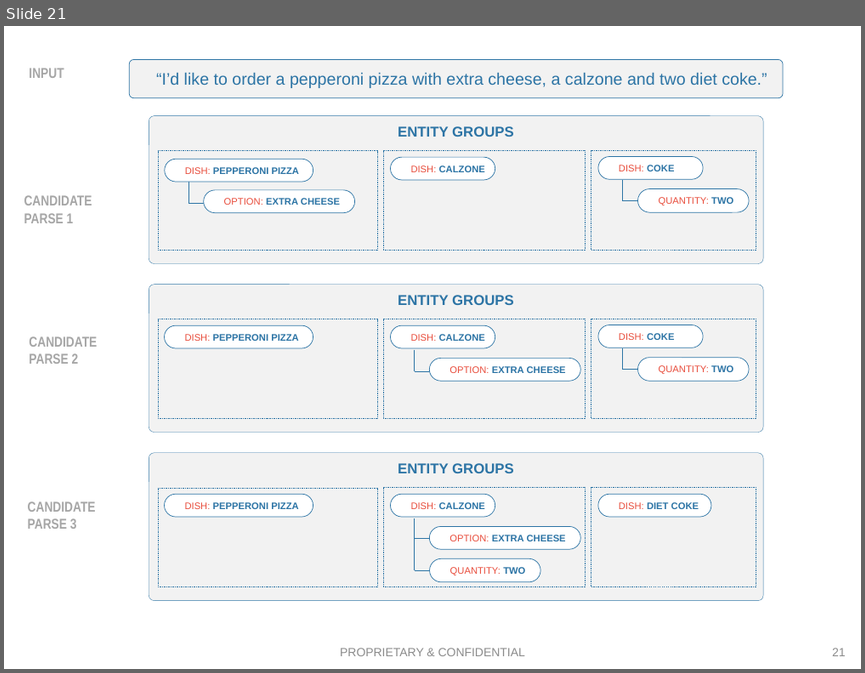
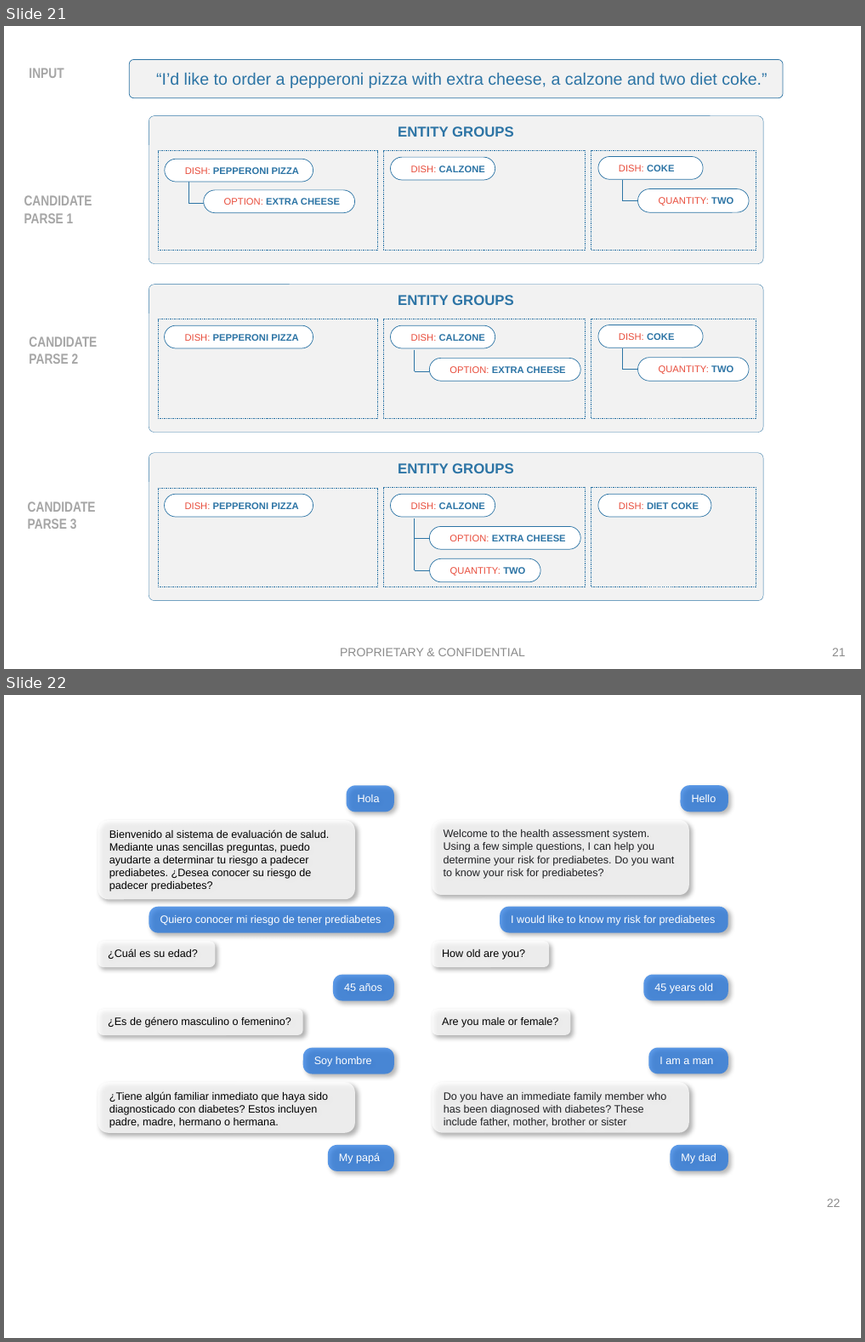
Before and after one commit to cisco/mindmeld, a slide deck: source/images/images.pptx. Shown one above the other, each under a label of ours: slide 21 before the commit, slides 21 and 22 after it. The pictures are 865x673 and 865x1342 pixels, drawn with LibreOffice and Linux fonts; fonts in the diff are those of the drawing. Boxes give left, top, right and bottom in pixels: in the first picture for what was removed or moved away, otherwise in the second. Text is boxed around its words. In the diff, an @@ line names an element or a change of style, - is before the commit and + after.

```diff
--- a/source/images/images.pptx
+++ b/source/images/images.pptx
@@ slide 22 added at bbox=[4, 695, 861, 1338], background #FFFFFF @@
@@ group added at bbox=[98, 785, 728, 1171]: 18 rounded rectangles @@
+¿Cuál es su edad?
+Bienvenido al sistema de evaluación de salud. Mediante unas sencillas preguntas, puedo ayudarte a determinar tu riesgo a padecer prediabetes. ¿Desea conocer su riesgo de padecer prediabetes?
+Quiero conocer mi riesgo de tener prediabetes
+Hola
+¿Es de género masculino o femenino?
+45 años
+¿Tiene algún familiar inmediato que haya sido diagnosticado con diabetes? Estos incluyen padre, madre, hermano o hermana.
+Soy hombre
+My papá
+How old are you?
+Welcome to the health assessment system. Using a few simple questions, I can help you determine your risk for prediabetes. Do you want to know your risk for prediabetes?
+I would like to know my risk for prediabetes
+Hello
+Are you male or female?
+45 years old
+Do you have an immediate family member who has been diagnosed with diabetes? These include father, mother, brother or sister
+I am a man
+My dad
@@ page number added at bbox=[827, 1198, 840, 1207], 10 pt, text #8C8C8C @@
+22
```
Also in this commit, not shown: 1 other slide added, 2 other files.
